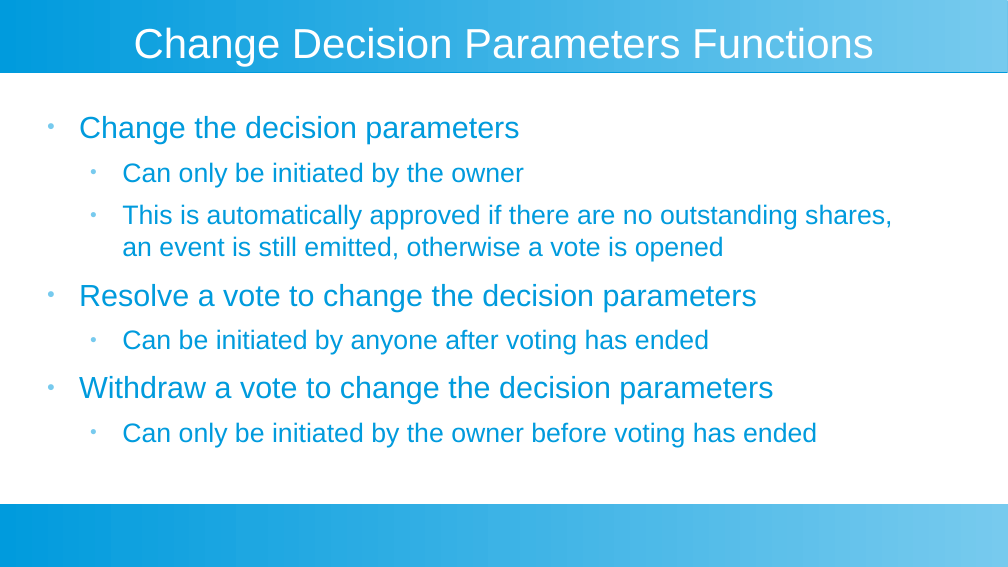
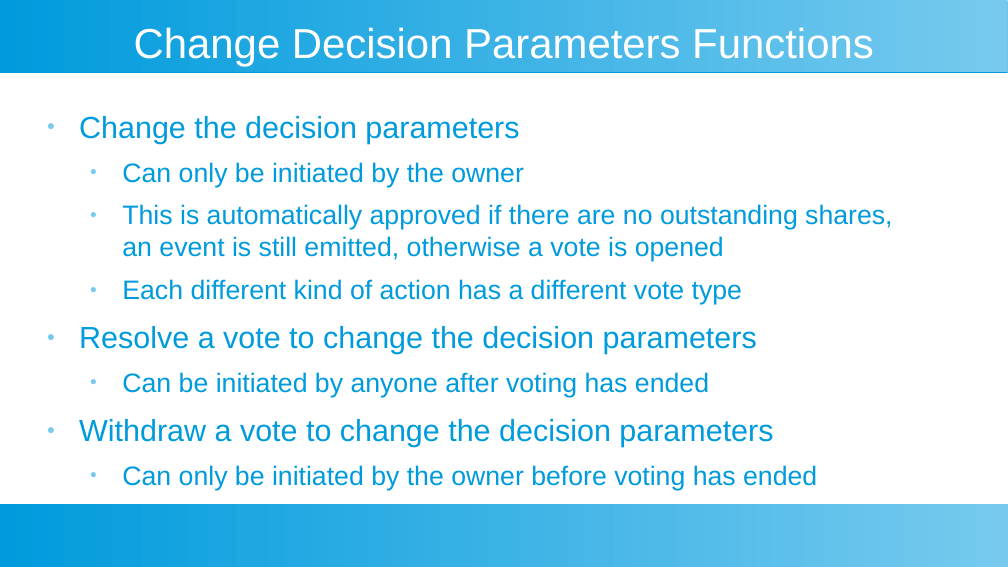
Before and after one commit to toongeorges/cryptoshares, a slide deck: slide 41 of design.odp. Drawn at 1008x567 pixels with LibreOffice and Linux fonts; fonts in the diff are those of the drawing. Boxes give left, top, right and bottom in pixels: in the first picture for what was removed or moved away, otherwise in the second. Text is boxed around its words. In the diff, an @@ line names an element or a change of style, - is before the commit and + after.

Commit message:
give every different kind of action a different vote type, remove ShareInfo contract

```diff
--- a/design.odp
+++ b/design.odp
@@ text at (122, 279, 742, 304): paragraph added @@
+  ● Each different kind of action has a different vote type
```
Also in this commit, not shown: 1 other slide changed, 4 other files.
